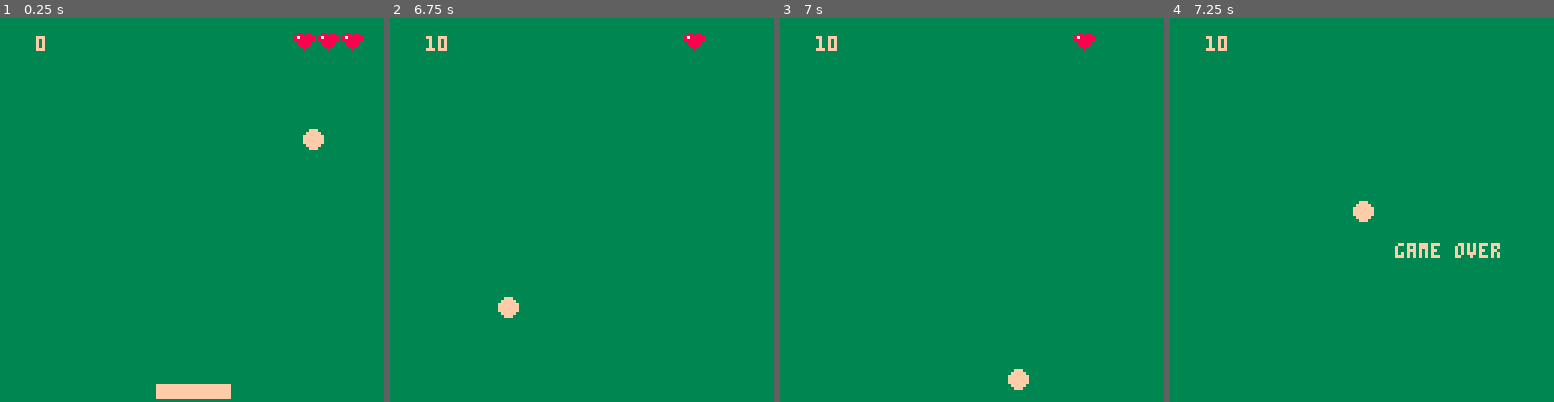
Above: before the commit, frames 1-4 (left to right).
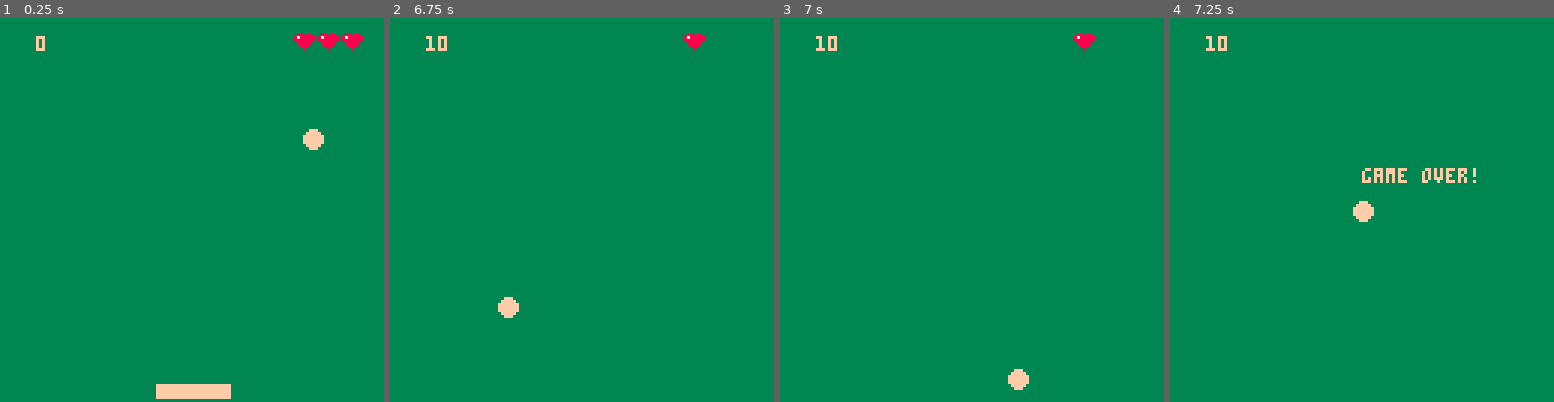
Above: after the commit, the same moments.

Repository: Mikaulin/pico-tutorials
Game: PICO-8 cartridge pong.p8
The game is run twice, just before and just after one commit, with the same random seed, the same clock (stepped at 60 frames per second) and the same inputs.
Inputs:
- Up to frame 1 (0.25 s): no input
- Up to frame 2 (6.75 s): hold Right 1.6-2.1 s; hold Right 2.47-3.03 s; hold Left 3.08-3.58 s; hold Right 4.02-4.68 s; hold Left 5.08-5.68 s; hold Right 6.08-6.58 s; hold Right from 6.63 s (still down)
- Up to frame 3 (7 s): keep holding Right
- Up to frame 4 (7.25 s): release Right at 7.13 s

Frames 1-3 are identical in both runs. In frame 4, 1.0% of the frame differs, in the area x 50-86%, y 39-63%.

Commit message:
-GameOver message modification

Diff:
--- a/pong.p8
+++ b/pong.p8
@@ -106,7 +106,7 @@
 
   --gameover
   if(lives<1) then
-	  print('game over',75,75,15)
+	  print('game over!',64,50,15)
   end
 
   --draw the paddle
